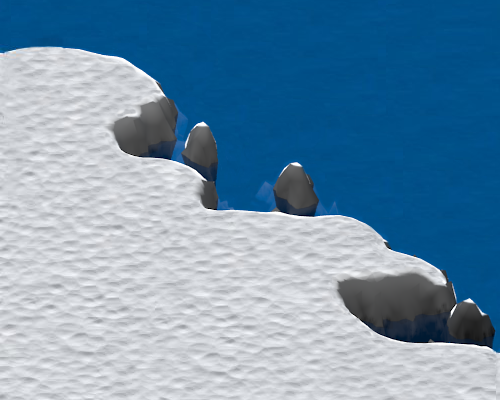
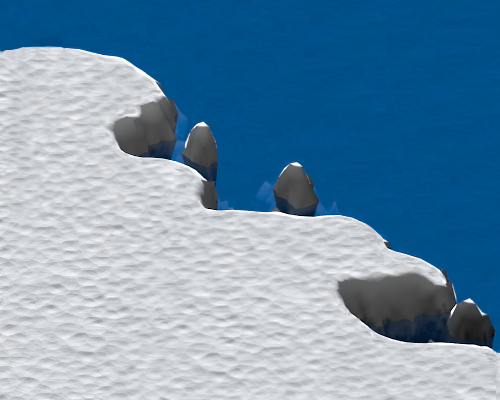
Revision of a layered 500 × 400 image; what changed, layer by layer:
painted on "Pasted Layer" over bbox(0, 0, 60, 224)
